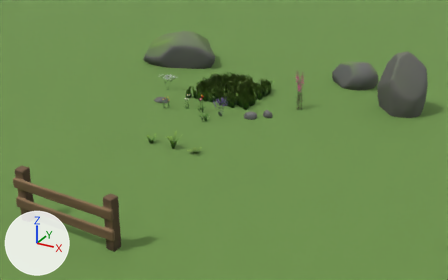
Renders of the Blender file Export/Blender/StylizedProps.blend from each side of a commit.
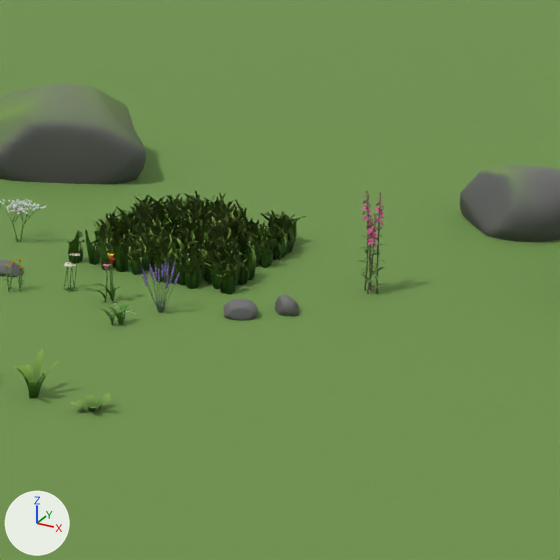
Each version appears first whole from a camera (50 mm lens) standing at (8.05, -15.07, 6.02) and looking at (1.15, -2.52, -0.25), and next in a close-up on the part from 36% to 83% of the width and 0% to 75% of the height. Every picture has the same lights, and +X, +Y and +Z are marked at lower left. The first two pictures are the older version.

Objects in the first close-up: 'Preview_Ground', 'SM_Flower_Fireweed', 'SM_StylizedGrass', 'SM_StylizedRock1', 'SM_StylizedRock2' and 11 more.
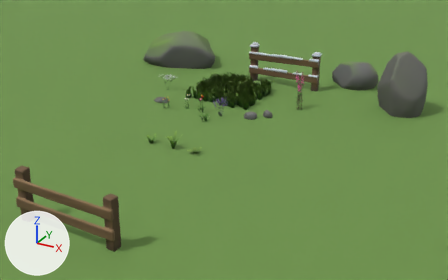
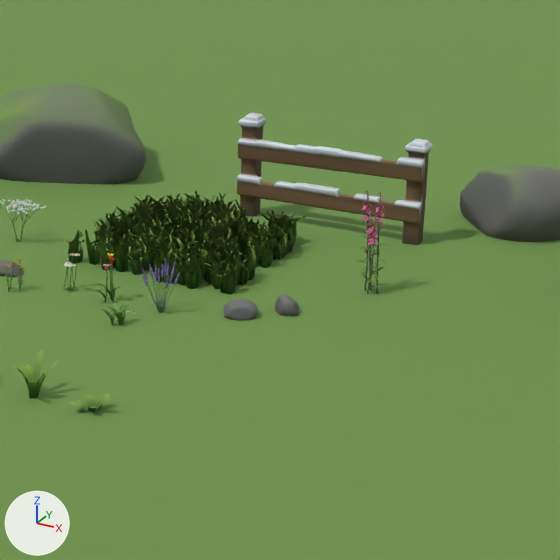
What changed in the scene script:
```text
Add me_sm_stylizedfence_snow:
    me_sm_stylizedfence_snow.from_pydata(...)  # 1750 vertices, 3036 faces; spans x -0.12..2.12, y -0.17..0.12, z -0.05..1.17
    me_sm_stylizedfence_snow.polygons.foreach_set('use_smooth', [True] * 3036)
    me_sm_stylizedfence_snow.materials.append(mat_m_stylized_prop)
Add ob_sm_stylizedfence_snow:
    ob_sm_stylizedfence_snow = bpy.data.objects.new('SM_StylizedFence_Snow', me_sm_stylizedfence_snow)
    ob_sm_stylizedfence_snow.location = (0.0, 1.5, 0.0)
```

Where the change shows, as pixel boxes (x1, y1, x2, y2) in the close-ups (560 x 560 px):
'SM_StylizedFence_Snow', added
    after: (237, 113, 432, 245)
